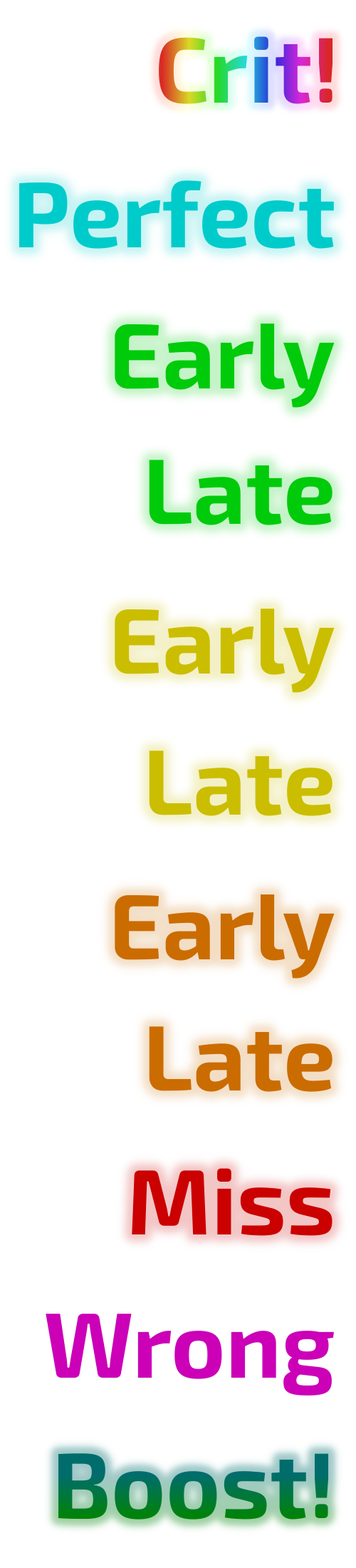
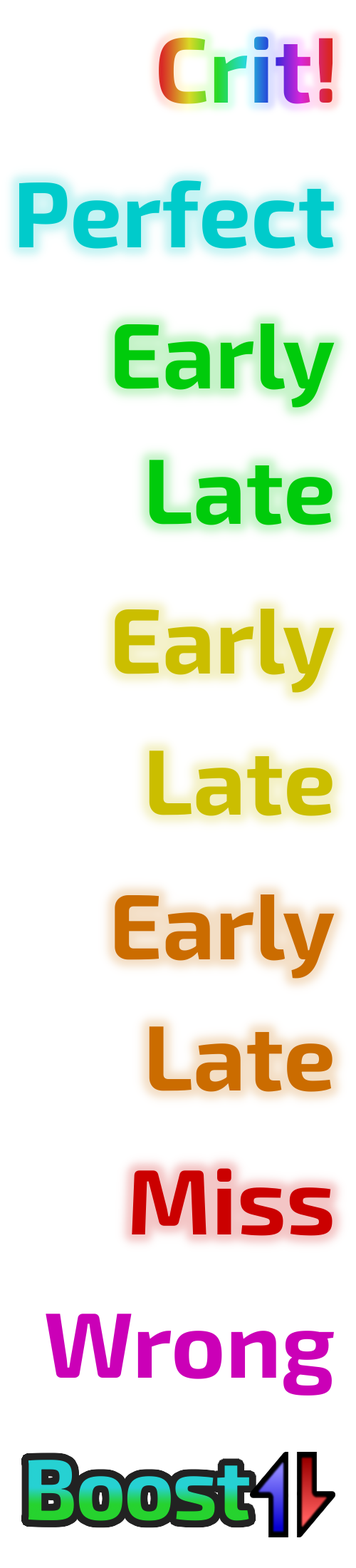
Layer changes from the first 356x1568 image to the second:
added layer "AllyBoostIndicator.png" above "Boost" over [250, 1451, 336, 1538]
renamed "Boost!" to "Boost", painted on it over [28, 1453, 330, 1521]
added layer "Boost Glow" above "Crit!" over [21, 1452, 257, 1529]
painted on "Glow New" over [21, 1439, 343, 1538]
